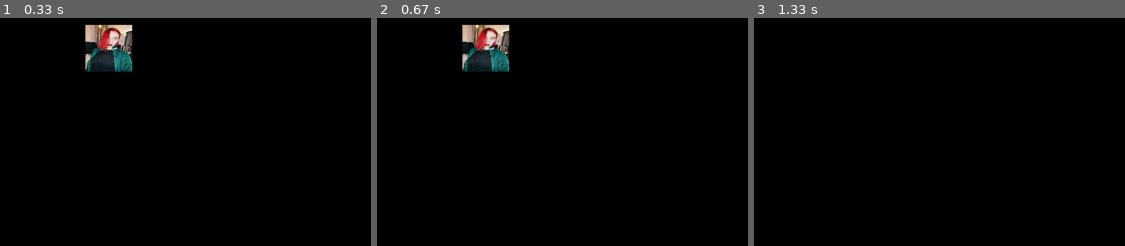
Above: before the commit, frames 1-3 (left to right).
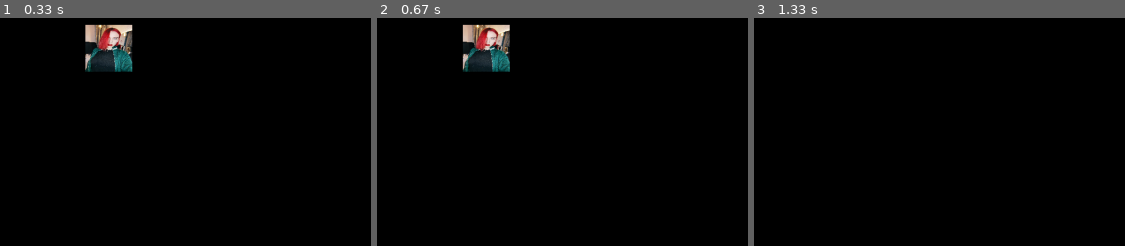
Above: after the commit, the same moments.

Repository: Mattcat1988/Lessons-Pithon
Game: pygame game, started from Lesson-26-movie-image.py
Same seed, same stepped clock (60 frames per second), same inputs: the game is played once before the commit and once after it.
Inputs (mouse positions are % of the whole screen's width and height, from its top left):
- Up to frame 1 (0.33 s): no input
- Up to frame 2 (0.67 s): hold Right from 0.33 s (still down)
- Up to frame 3 (1.33 s): release Right at 0.8 s; click (42, 52) at 0.88 s; click (86, 44) at 1.22 s
The pictures show only the part of the screen within x 6-56%, y 0-50%; the shares and areas given below are measured in that part.

Frame 1 is identical in both runs. In frame 2, 0.5% of the frame differs, in the area x 22-36%, y 3-24%; in frame 3, nothing differs.

Commit message:
rabotaet eba

Diff:
--- a/Lesson-26-movie-image.py
+++ b/Lesson-26-movie-image.py
@@ -52,6 +52,10 @@
             x -= 1
             if x < 0:
                 x = 0
+        if move_right == True:
+            x += 1
+            if x > MAX_X-IMG_SIZE:
+                x = MAX_X-IMG_SIZE
 
 
 
